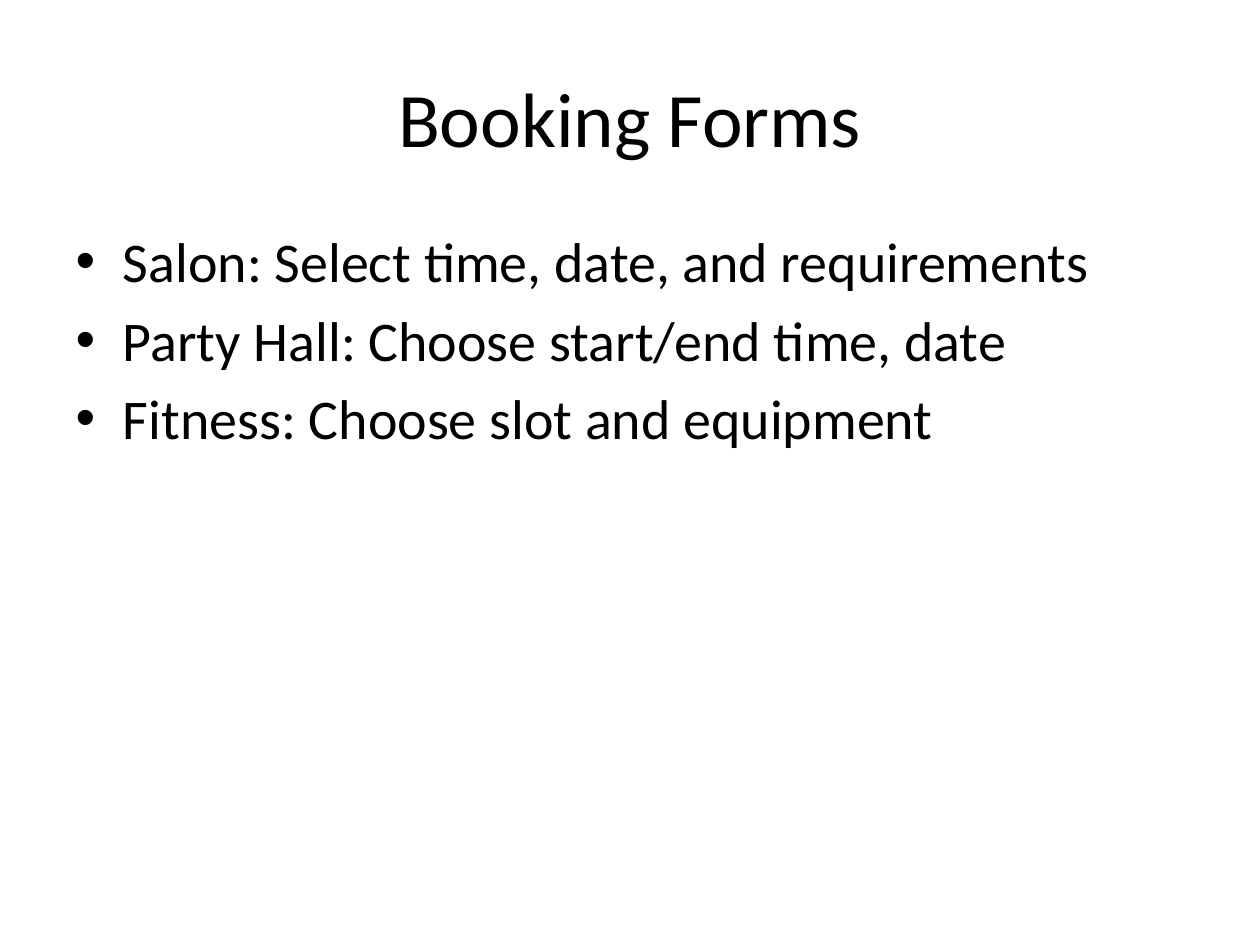
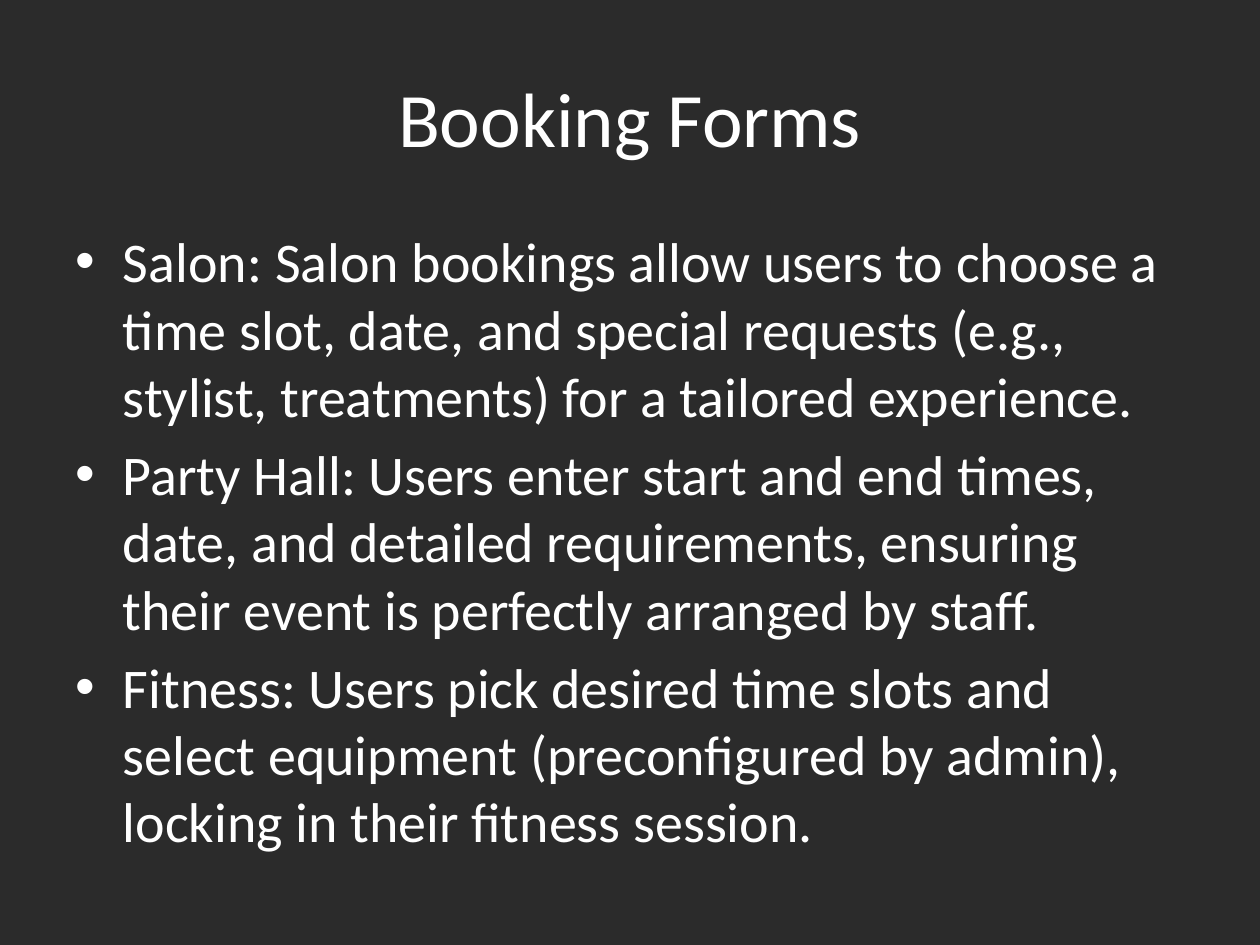
Before and after one commit to Debadrita-rgb/Cruise-Management, a slide deck: slide 7 of presentation/Aurelia_Cruise_Project_Presentation.pptx (slide 15 before the commit). Drawn at 1260x945 pixels with LibreOffice and Linux fonts; fonts in the diff are those of the drawing; background and template pictures are left out; a plain dark background stands for a picture behind light text. Boxes give left, top, right and bottom in pixels: in the first picture for what was removed or moved away, otherwise in the second. Text is boxed around its words. In the diff, an @@ line names an element or a change of style, - is before the commit and + after.

Commit message:
add slider from admin and user

```diff
--- a/presentation/Aurelia_Cruise_Project_Presentation.pptx
+++ b/presentation/Aurelia_Cruise_Project_Presentation.pptx
@@ background #FFFFFF to picture (left out) @@
@@ title "Booking Forms" at (398, 93, 861, 161): text colour #000000 to #FFFFFF @@
@@ text at (123, 243, 1158, 852): text changed; text colour #000000 to #FFFFFF @@
-• Salon: Select time, date, and requirements
-• Party Hall: Choose start/end time, date
-• Fitness: Choose slot and equipment
+• Salon: Salon bookings allow users to choose a time slot, date, and special requests (e.g., stylist, treatments) for a tailored experience.
+• Party Hall: Users enter start and end times, date, and detailed requirements, ensuring their event is perfectly arranged by staff.
+• Fitness: Users pick desired time slots and select equipment (preconfigured by admin), locking in their fitness session.
```
Also in this commit, not shown: 23 other slides changed, 11 slides added, 1 slide removed, 30 other files.
